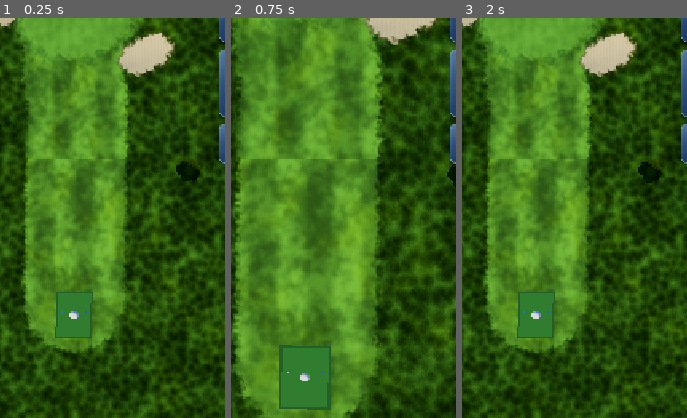
Above: before the commit, frames 1-3 (left to right).
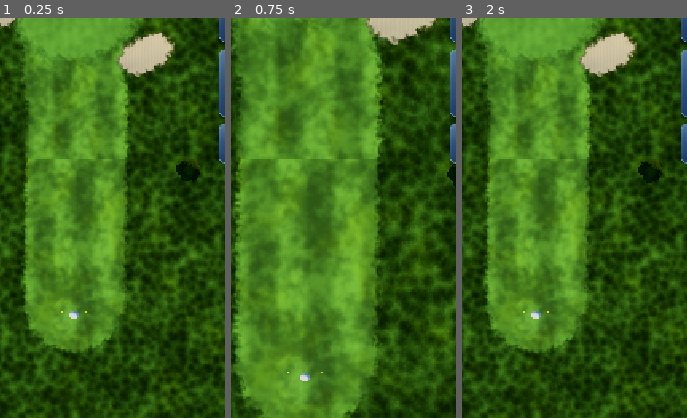
Above: after the commit, the same moments.

Repository: stester101/footgolf
Game: Godot game, scene res://scenes/round.tscn
Two runs of this game, one before a commit and one after it. Both use one fixed random seed, a clock stepped at 60 frames per second and the inputs below. This scene is started directly instead of the project's main scene.
Inputs (mouse positions are % of the whole screen's width and height, from its top left):
- Up to frame 1 (0.25 s): no input
- Up to frame 2 (0.75 s): click (89, 15) at 0.52 s
- Up to frame 3 (2 s): click (89, 23) at 1.27 s
The pictures show only the part of the screen within x 34-84%, y 32-82%; the shares and areas given below are measured in that part.

The runs differ from the first frame. In frame 1, 1.3% of the frame differs, in the area x 24-42%, y 68-80%; in frame 2, 2.6%, in the area x 21-45%, y 81-98%; in frame 3, 1.3%.

Commit message:
Remove tee box pad; yellow tee markers
Co-Authored-By: Claude Sonnet 5.5 <noreply@anthropic.com>
Claude-Session: https://claude.ai/code/session_011RuWkeeGaemivn4rUdHVA7

Diff:
--- a/scripts/world/course_view.gd
+++ b/scripts/world/course_view.gd
@@ -498,26 +498,8 @@
 
 
 func _build_tee_markers() -> void:
-	# the tee box itself: a slightly raised, mown pad with a darker border, flush with the ball start
-	for tb in hole.tee_boxes:
-		var bx := tb as HoleDefinition.Box
-		var h := hole.terrain_height(bx.cx, bx.cz)
-		var rot := atan2(bx.s, bx.c)
-		for layer in 2:
-			var inset := 0.0 if layer == 0 else 0.35
-			var mi := MeshInstance3D.new()
-			var bm := BoxMesh.new()
-			bm.size = Vector3(maxf(bx.hw * 2.0 - inset * 2.0, 0.5), 0.3, maxf(bx.hl * 2.0 - inset * 2.0, 0.5))
-			mi.mesh = bm
-			var mat := StandardMaterial3D.new()
-			mat.albedo_color = Color("#1F4F1B") if layer == 0 else Color("#2C6A26")
-			mat.roughness = 0.9
-			mi.material_override = mat
-			mi.position = Vector3(bx.cx, h - 0.14 + (0.004 if layer == 1 else 0.0), bx.cz)
-			mi.rotation.y = rot
-			add_child(mi)
 	var mat := StandardMaterial3D.new()
-	mat.albedo_color = Color(0.1, 0.35, 0.85)
+	mat.albedo_color = Color(1.0, 0.85, 0.1)  # yellow tee markers
 	mat.roughness = 0.4
 	var d := (hole.pin - hole.tee).normalized()
 	var side := Vector2(-d.y, d.x)
Not shown, changed: docs/BACKLOG.md
